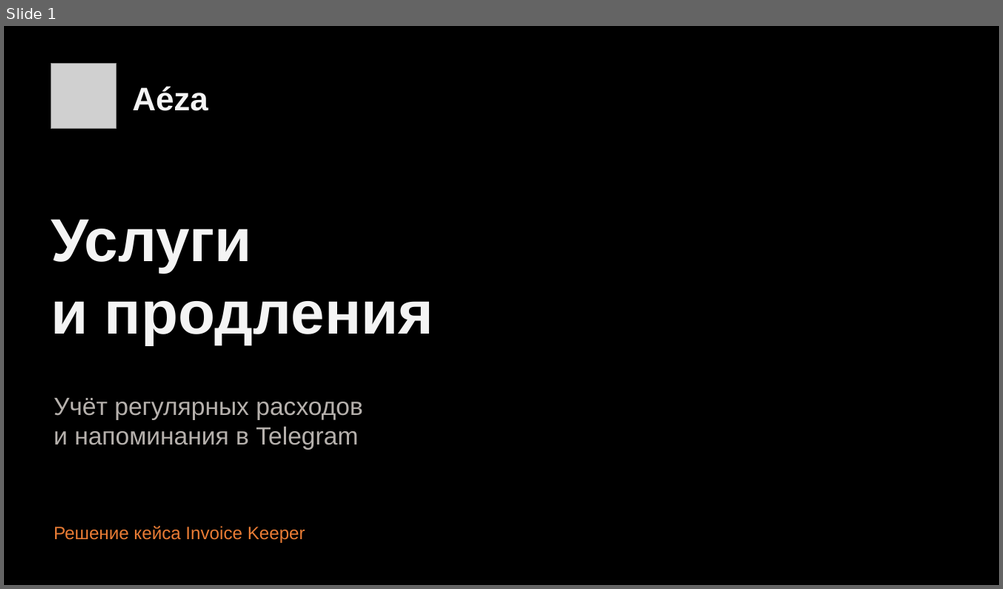
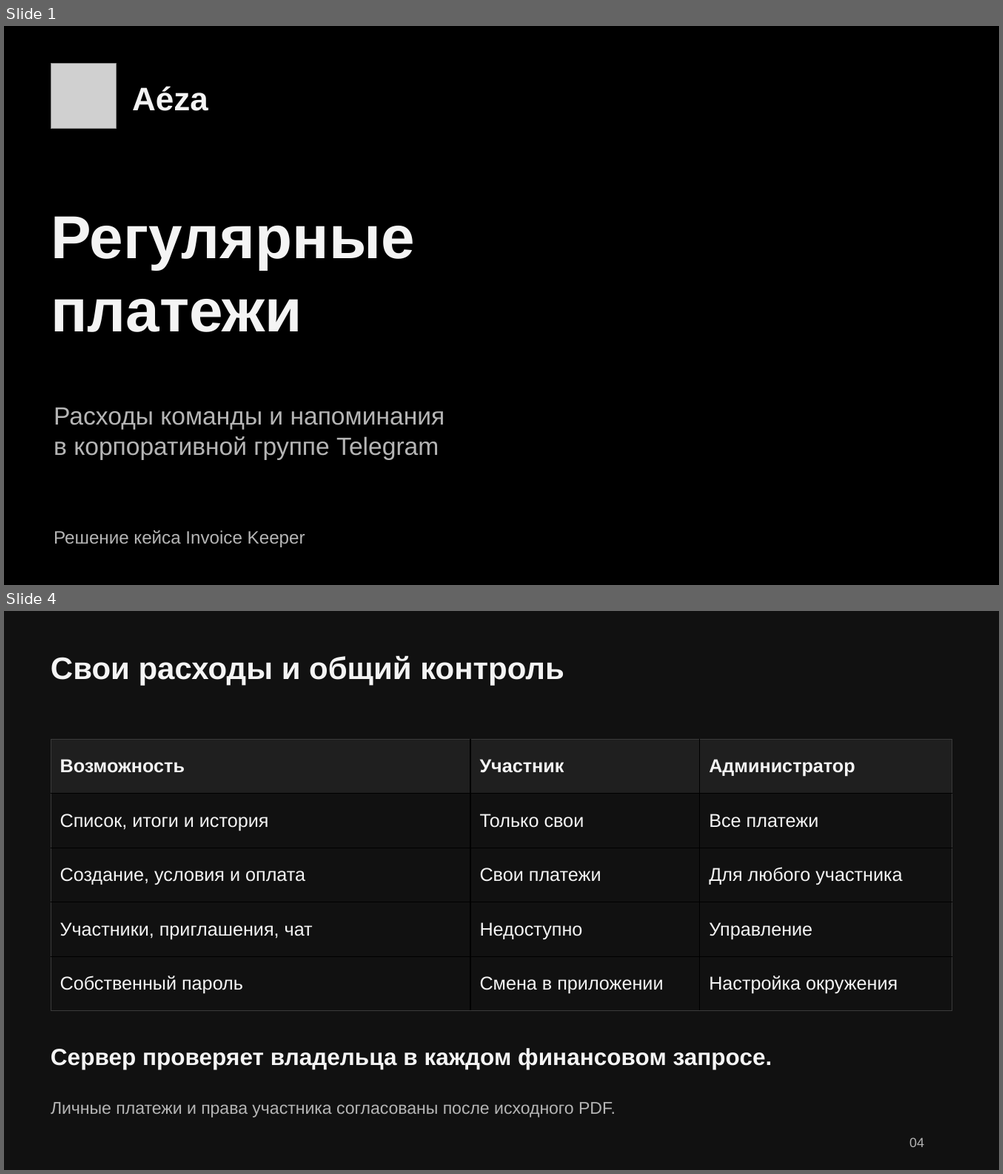
Before and after one commit to MadSparr0w0/aeza-renewals, a slide deck: deliverables/Rex_aeza_InvoiceKeeper.pptx. Shown one above the other, each under a label of ours: slide 1 before the commit, slides 1 and 4 after it; the slides between them are not shown. The pictures are 1003x589 and 1003x1174 pixels, drawn with LibreOffice and Linux fonts; fonts in the diff are those of the drawing; grey boxes stand for pictures. Boxes give left, top, right and bottom in pixels: in the first picture for what was removed or moved away, otherwise in the second. Text is boxed around its words. In the diff, an @@ line names an element or a change of style, - is before the commit and + after.

```diff
--- a/deliverables/Rex_aeza_InvoiceKeeper.pptx
+++ b/deliverables/Rex_aeza_InvoiceKeeper.pptx
@@ slide 4 added at bbox=[4, 611, 999, 1170], background #111111 @@
@@ text added at bbox=[51, 655, 564, 685], 30 pt, text #F4F4F4, bold @@
+Свои расходы и общий контроль
@@ table added at bbox=[51, 739, 951, 1011], 5 rows, 3 columns @@
+Возможность | Участник | Администратор
+Список, итоги и история | Только свои | Все платежи
+Создание, условия и оплата | Свои платежи | Для любого участника
+Участники, приглашения, чат | Недоступно | Управление
+Собственный пароль | Смена в приложении | Настройка окружения
@@ text added at bbox=[51, 1048, 772, 1070], 22.5 pt, text #F4F4F4, bold @@
+Сервер проверяет владельца в каждом финансовом запросе.
@@ text added at bbox=[51, 1102, 615, 1118], 16.5 pt, text #B5B5B5 @@
+Личные платежи и права участника согласованы после исходного PDF.
@@ text added at bbox=[909, 1138, 924, 1147], 12.8 pt, text #B5B5B5 @@
+04
@@ slide 1 changed as well @@
@@ text at bbox=[51, 216, 415, 332]: text changed @@
-Услуги
-и продления
+Регулярные
+платежи
@@ text at bbox=[54, 408, 445, 460]: text changed; text colour #B6B1AD to #B5B5B5 @@
-Учёт регулярных расходов
-и напоминания в Telegram
+Расходы команды и напоминания
+в корпоративной группе Telegram
@@ text "Решение кейса Invoice Keeper" at bbox=[54, 531, 305, 548]: text colour #E97C35 to #B5B5B5 @@
```
Also in this commit, not shown: 6 other slides changed, 7 other slides added, 8 slides removed, 9 other files.
